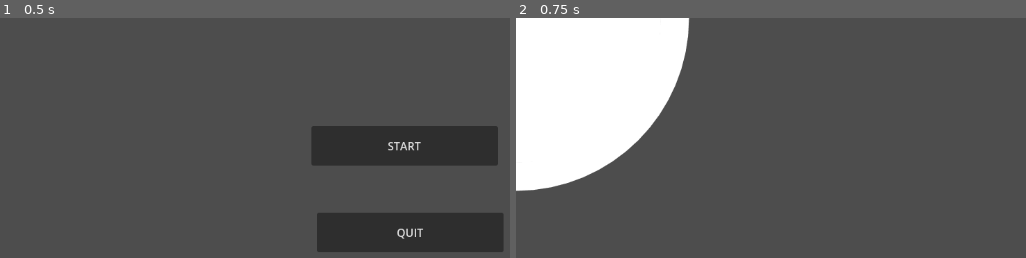
Above: before the commit, frames 1-2 (left to right).
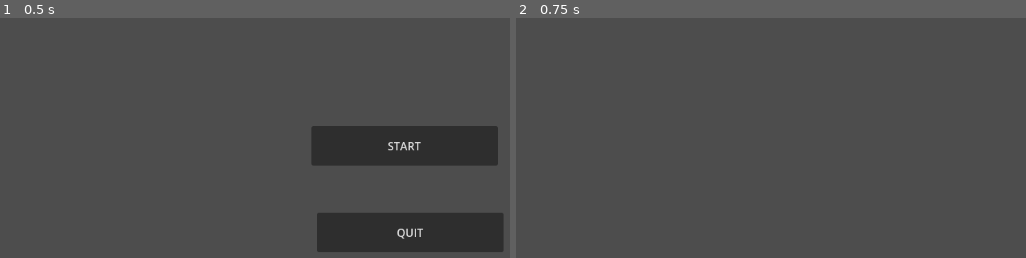
Above: after the commit, the same moments.

Repository: onhardcope/adhd-cooking-game
Game: Godot game, scene res://main_menu.tscn
Same seed, same stepped clock (60 frames per second), same inputs: the game is played once before the commit and once after it.
Inputs:
- Up to frame 1 (0.5 s): no input
- Up to frame 2 (0.75 s): click "START" at 0.5 s

Frame 1 is identical in both runs. In frame 2, 19% of the frame differs, in the area x 0-35%, y 0-73%.

Commit message:
test commit

Diff:
--- a/kitchen.tscn
+++ b/kitchen.tscn
@@ -1,10 +1,5 @@
-[gd_scene load_steps=2 format=3 uid="uid://bxa74b71dy1fy"]
-
-[ext_resource type="Texture2D" uid="uid://bto7h2p7h38ia" path="res://White Filled Circle.png" id="1_p2unr"]
+[gd_scene format=3 uid="uid://bxa74b71dy1fy"]
 
 [node name="Kitchen" type="Node2D"]
 
 [node name="CharacterBody2D" type="CharacterBody2D" parent="."]
-
-[node name="Sprite2D" type="Sprite2D" parent="CharacterBody2D"]
-texture = ExtResource("1_p2unr")
Binary file removed: White Filled Circle.png
Not shown, removed: White Filled Circle.png.import
